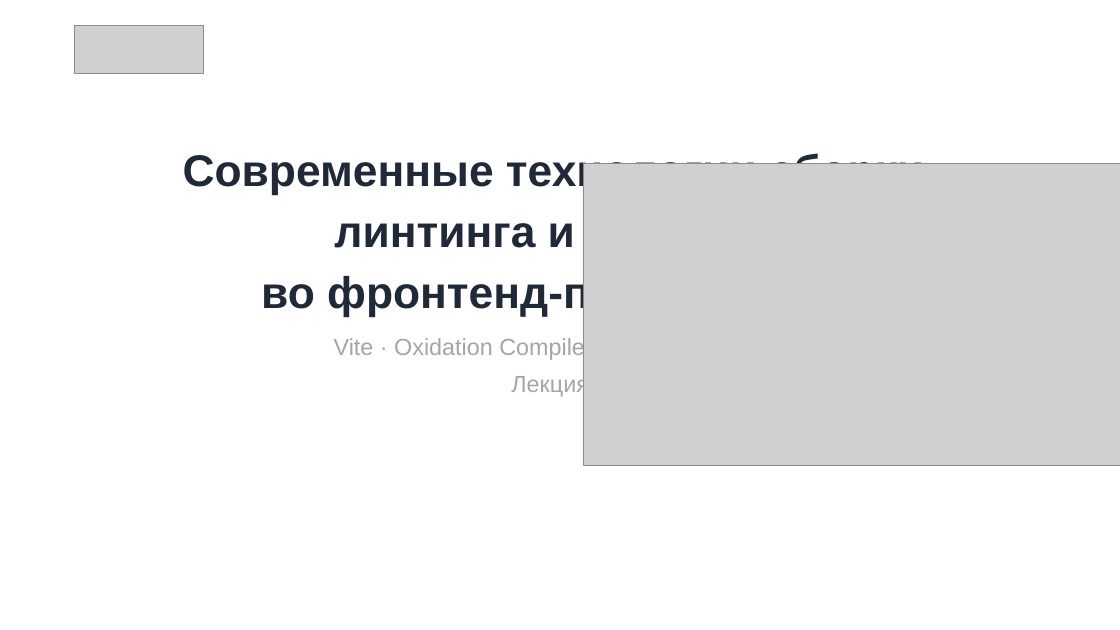
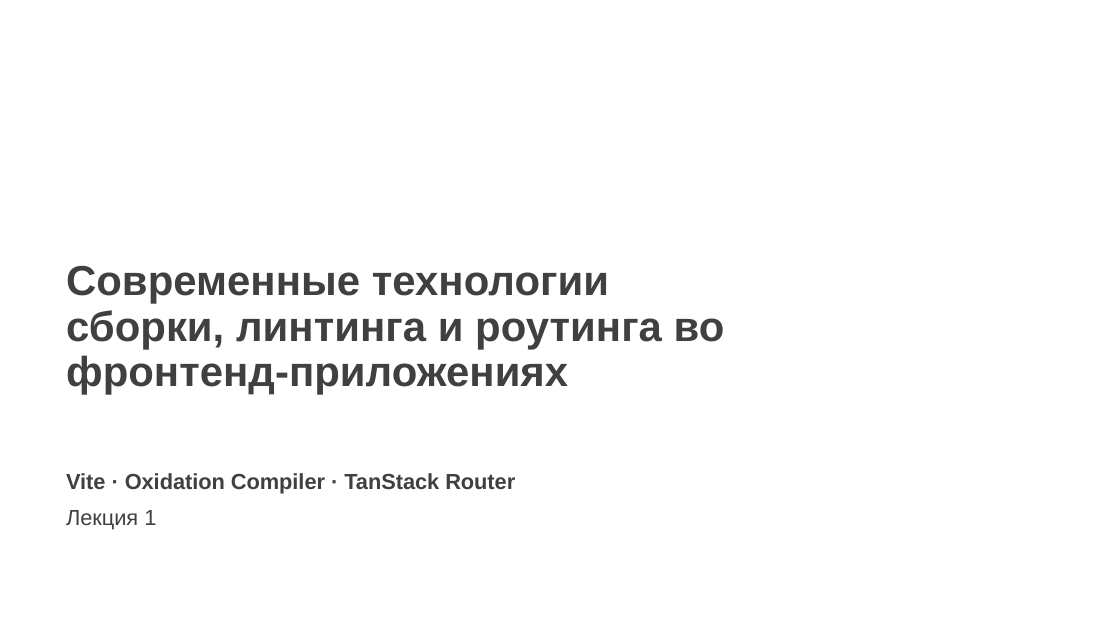
Before and after one commit to ErnandesDaniel/mephi-higher-engineering-school-lectures, a slide deck: slide 1 of lecture-1/modern-frontend-tooling.pptx. Drawn at 1120x630 pixels with LibreOffice and Linux fonts; fonts in the diff are those of the drawing; grey boxes stand for pictures; background and template pictures are left out. Boxes give left, top, right and bottom in pixels: in the first picture for what was removed or moved away, otherwise in the second. Text is boxed around its words. In the diff, an @@ line names an element or a change of style, - is before the commit and + after.

```diff
--- a/lecture-1/modern-frontend-tooling.pptx
+++ b/lecture-1/modern-frontend-tooling.pptx
@@ picture removed at (75,26,203,74) @@
@@ picture removed at (583,163,1120,465) @@
@@ title at (66,266,725,395): text changed; size 38 to 36 pt; text colour #1F2937 to #404040 @@
-Современные технологии сборки,
-линтинга и роутинга
-во фронтенд-приложениях
+Современные технологии сборки, линтинга и роутинга во фронтенд-приложениях
@@ title "Современные технологии сборки, линтинга и ..." at (66,266,725,395): vertical alignment bottom to top @@
@@ text at (511,373,589,397): paragraph removed @@
-Лекция 1
@@ text "Vite · Oxidation Compiler · ...": place and size @@
-text "Vite · Oxidation Compiler · ..." at (334,337,592,397)
+text "Vite · Oxidation Compiler · ..." at (66,473,515,494)
@@ text "Vite · Oxidation Compiler · ..." at (66,473,515,494): size 20 to 18.6 pt, text colour #A5A5A5 to #404040, bold on; alignment centre to left; line spacing 0.9 to 1; less space between paragraphs @@
@@ text added at (66,510,156,530), 18.6 pt, text #404040 @@
+Лекция 1
```
Also in this commit, not shown: 2 other slides changed, 5 slides added, 37 slides removed, 1 other file.
